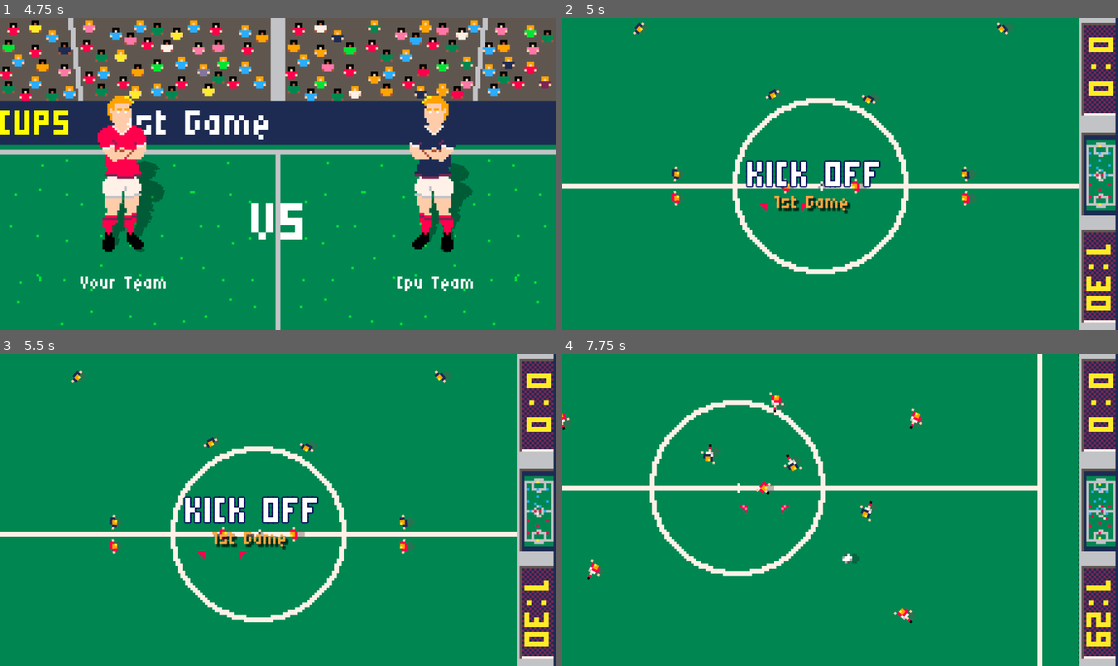
Above: before the commit, frames 1-4 (two rows, left to right).
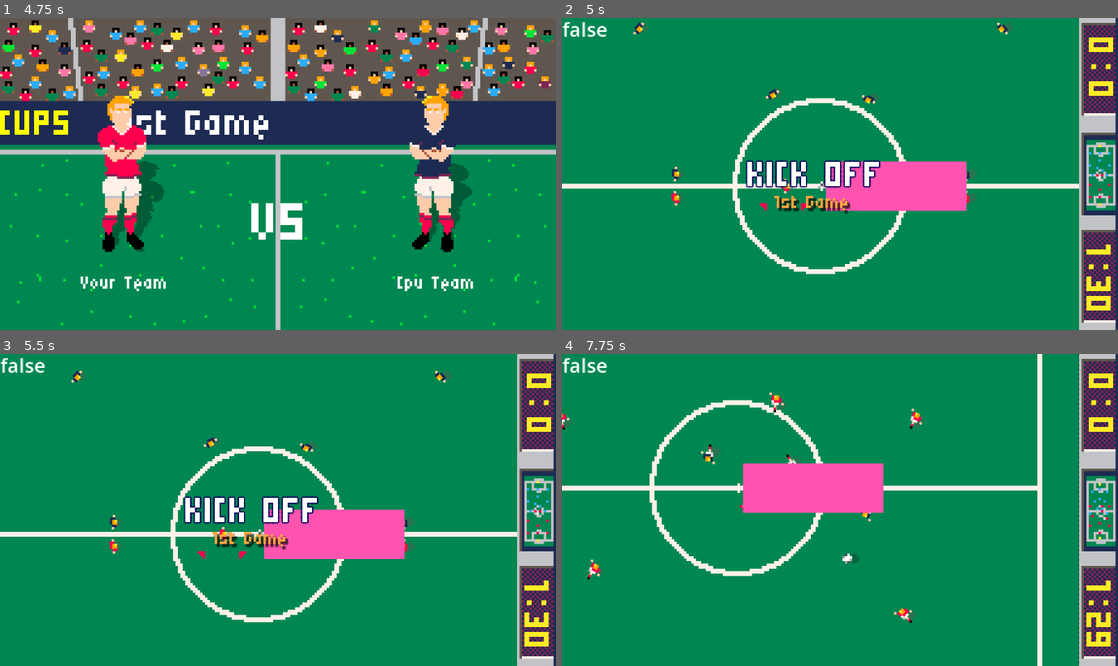
Above: after the commit, the same moments.

Repository: nicosoftarg/AWC
Game: Godot game, scene res://scenes/portada/portada.tscn
The game is run twice, just before and just after one commit, with the same random seed, the same clock (stepped at 60 frames per second) and the same inputs.
Inputs (mouse positions are in pixels of both pictures, inside the frame that each line leads up to):
- Up to frame 1 (4.75 s): move the mouse to (250, 236) at 0.52 s; hold Up (ui_up) 0.53-1.25 s; hold L (pass) 0.53-1.25 s; click (250, 236) at 0.67 s; tap Keypad 0 (shot) at 0.8, 2.3, 3.8 s; drag from (444, 220) to (250, 236) at 1.27 s; move the mouse to (111, 127) at 2.02 s; hold Left (ui_left) 2.03-2.75 s; hold L (pass) 2.03-2.75 s; drag from (305, 174) to (111, 127) at 2.77 s; move the mouse to (194, 96) at 3.52 s; hold Down (ui_down) 3.53-4.25 s; hold L (pass) 3.53-4.25 s; drag from (400, 158) to (194, 96) at 4.27 s
- Up to frame 2 (5 s): no input
- Up to frame 3 (5.5 s): move the mouse to (166, 525) at 5.02 s; hold Up (ui_up) from 5.03 s (still down); hold L (pass) from 5.03 s (still down); click (166, 525) at 5.17 s; tap Keypad 0 (shot) at 5.3 s
- Up to frame 4 (7.75 s): release Up (ui_up) at 5.75 s; release L (pass) at 5.75 s; tap Enter at 5.75 s; drag from (895, 441) to (967, 547) at 5.77 s; tap Space at 6.5 s; move the mouse to (812, 572) at 6.52 s; hold Right (ui_right) 6.53-7.25 s; hold L (pass) 6.53-7.25 s; tap Keypad 0 (shot) at 6.8 s; drag from (1006, 556) to (828, 534) at 7.27 s

Frame 1 is identical in both runs. In frame 2, 3.7% of the frame differs, in the area x 0-73%, y 1-62%; in frame 3, 3.9%; in frame 4, 4.3%, in the area x 0-58%, y 1-52%.

Commit message:
WIP: add first_time finish and aerial pass zones
-Added aerial pass areas
-Added first_time finish zones
-Added receiver input buffer area
-Implemented input buffer variables and actino logic (direction pending)

Diff:
--- a/project.godot
+++ b/project.godot
@@ -109,7 +109,7 @@
 2d_physics/layer_2="Pelota"
 2d_physics/layer_3="Jugadores"
 2d_physics/layer_4="Arquero"
-2d_physics/layer_8="Pelota para defender"
+2d_physics/layer_8="Pelota2D"
 
 [rendering]
 
--- a/scenes/goal/goal.gd
+++ b/scenes/goal/goal.gd
@@ -11,6 +11,9 @@
 @onready var Match = get_tree().get_first_node_in_group("match")
 var positions_gk : Array[Marker2D]
 var in_long_shot_area : bool = false
+var in_aerial_pass_zone : bool = false
+var ftf_l_active : bool = false
+var ftf_r_active : bool = false
 
 func _ready() -> void:
 	positions_gk.append($"PositionsGK/1")
@@ -83,3 +86,62 @@
 func _on_long_shot_area_body_exited(body: Node2D) -> void:
 	if body is RigidBody2D:
 		in_long_shot_area = false
+
+
+func _on_areal_pass_l_body_entered(body):
+	if body is RigidBody2D:
+		print("Pelota en zona de centro L")
+		in_aerial_pass_zone = true
+		ftf_r_active = true
+
+
+func _on_areal_pass_l_body_exited(body):
+	if body is RigidBody2D:
+		in_aerial_pass_zone = false
+		ftf_r_active = false
+
+
+func _on_areal_pass_r_body_entered(body):
+	if body is RigidBody2D:
+		print("Pelota en zona de centro R")
+		in_aerial_pass_zone = true
+		ftf_l_active = true
+
+
+func _on_areal_pass_r_body_exited(body):
+	if body is RigidBody2D:
+		in_aerial_pass_zone = false
+		ftf_l_active = false
+
+
+func _on_ftfc_area_entered(area):
+	if area.own_team == rival_team:
+		area.in_ftfc = true
+
+
+
+func _on_ftfc_area_exited(area):
+	if area.own_team == rival_team:
+		area.in_ftfc = false
+
+
+func _on_ftfl_area_entered(area):
+	if area.own_team == rival_team:
+		area.in_ftfl = true
+
+
+
+func _on_ftfl_area_exited(area):
+	if area.own_team == rival_team:
+		area.in_ftfl = false
+
+
+func _on_ftflr_area_entered(area):
+	if area.own_team == rival_team:
+		area.in_ftfr = true
+
+
+
+func _on_ftflr_area_exited(area):
+	if area.own_team == rival_team:
+		area.in_ftfr = false
--- a/scenes/goal/goal.tscn
+++ b/scenes/goal/goal.tscn
@@ -33,6 +33,15 @@
 
 [sub_resource type="RectangleShape2D" id="RectangleShape2D_0jila"]
 size = Vector2(61, 42.5)
+
+[sub_resource type="RectangleShape2D" id="RectangleShape2D_8q8dj"]
+size = Vector2(91, 55)
+
+[sub_resource type="RectangleShape2D" id="RectangleShape2D_lwhrm"]
+size = Vector2(48, 46)
+
+[sub_resource type="RectangleShape2D" id="RectangleShape2D_jpit2"]
+size = Vector2(11, 41.125)
 
 [node name="Arco" type="Node2D" groups=["goal"]]
 script = ExtResource("1_r84s2")
@@ -164,6 +173,53 @@
 [node name="CollisionShape2D3" type="CollisionShape2D" parent="LongShotArea"]
 position = Vector2(102, 29.75)
 shape = SubResource("RectangleShape2D_0jila")
+
+[node name="FirstTimeZones" type="Node2D" parent="."]
+
+[node name="AerialPassZones" type="Node2D" parent="FirstTimeZones"]
+
+[node name="ArealPassL" type="Area2D" parent="FirstTimeZones/AerialPassZones"]
+position = Vector2(-96, 33)
+collision_layer = 0
+collision_mask = 128
+
+[node name="CollisionShape2D" type="CollisionShape2D" parent="FirstTimeZones/AerialPassZones/ArealPassL"]
+shape = SubResource("RectangleShape2D_8q8dj")
+
+[node name="ArealPassR" type="Area2D" parent="FirstTimeZones/AerialPassZones"]
+position = Vector2(96, 33)
+collision_layer = 0
+collision_mask = 128
+
+[node name="CollisionShape2D" type="CollisionShape2D" parent="FirstTimeZones/AerialPassZones/ArealPassR"]
+shape = SubResource("RectangleShape2D_8q8dj")
+
+[node name="FirstTimeFinishZones" type="Node2D" parent="FirstTimeZones"]
+
+[node name="FTFC" type="Area2D" parent="FirstTimeZones/FirstTimeFinishZones"]
+position = Vector2(0, 20)
+collision_layer = 0
+collision_mask = 4
+
+[node name="CollisionShape2D" type="CollisionShape2D" parent="FirstTimeZones/FirstTimeFinishZones/FTFC"]
+position = Vector2(0, 8)
+shape = SubResource("RectangleShape2D_lwhrm")
+
+[node name="FTFL" type="Area2D" parent="FirstTimeZones/FirstTimeFinishZones"]
+position = Vector2(-29, 30)
+collision_layer = 0
+collision_mask = 4
+
+[node name="CollisionShape2D" type="CollisionShape2D" parent="FirstTimeZones/FirstTimeFinishZones/FTFL"]
+shape = SubResource("RectangleShape2D_jpit2")
+
+[node name="FTFLR" type="Area2D" parent="FirstTimeZones/FirstTimeFinishZones"]
+position = Vector2(29, 30)
+collision_layer = 0
+collision_mask = 4
+
+[node name="CollisionShape2D" type="CollisionShape2D" parent="FirstTimeZones/FirstTimeFinishZones/FTFLR"]
+shape = SubResource("RectangleShape2D_jpit2")
 
 [connection signal="body_entered" from="GoalLine" to="." method="_on_goal_line_body_entered"]
 [connection signal="area_entered" from="shot_area" to="." method="_on_shot_area_area_entered"]
@@ -172,3 +228,13 @@
 [connection signal="body_exited" from="GK_for_ball" to="." method="_on_gk_for_ball_body_exited"]
 [connection signal="body_entered" from="LongShotArea" to="." method="_on_long_shot_area_body_entered"]
 [connection signal="body_exited" from="LongShotArea" to="." method="_on_long_shot_area_body_exited"]
+[connection signal="body_entered" from="FirstTimeZones/AerialPassZones/ArealPassL" to="." method="_on_areal_pass_l_body_entered"]
+[connection signal="body_exited" from="FirstTimeZones/AerialPassZones/ArealPassL" to="." method="_on_areal_pass_l_body_exited"]
+[connection signal="body_entered" from="FirstTimeZones/AerialPassZones/ArealPassR" to="." method="_on_areal_pass_r_body_entered"]
+[connection signal="body_exited" from="FirstTimeZones/AerialPassZones/ArealPassR" to="." method="_on_areal_pass_r_body_exited"]
+[connection signal="area_entered" from="FirstTimeZones/FirstTimeFinishZones/FTFC" to="." method="_on_ftfc_area_entered"]
+[connection signal="area_exited" from="FirstTimeZones/FirstTimeFinishZones/FTFC" to="." method="_on_ftfc_area_exited"]
+[connection signal="area_entered" from="FirstTimeZones/FirstTimeFinishZones/FTFL" to="." method="_on_ftfl_area_entered"]
+[connection signal="area_exited" from="FirstTimeZones/FirstTimeFinishZones/FTFL" to="." method="_on_ftfl_area_exited"]
+[connection signal="area_entered" from="FirstTimeZones/FirstTimeFinishZones/FTFLR" to="." method="_on_ftflr_area_entered"]
+[connection signal="area_exited" from="FirstTimeZones/FirstTimeFinishZones/FTFLR" to="." method="_on_ftflr_area_exited"]
--- a/scenes/match/match.gd
+++ b/scenes/match/match.gd
@@ -45,9 +45,18 @@
 	THROW_IN_R_0,
 	THROW_IN_L_1,
 	THROW_IN_R_1,
-
-
-
+}
+
+enum InputBufferActions {
+	NOTHING,
+	SHOOT,
+	PASS,
+}
+
+enum InputBufferDirection {
+	FORWARD,
+	RIGHT,
+	LEFT,
 }
 
 # Variables externas, el tiempo se podría cambiar
@@ -85,6 +94,10 @@
 @onready var gk_1: Area2D = $Players/Team1/Gk
 
 @onready var audio_shot: AudioStreamPlayer = $SFX/Shot
+
+# Input Buffer
+var current_input_buffer_action : InputBufferActions = InputBufferActions.NOTHING
+var current_input_buffer_direction : InputBufferDirection = InputBufferDirection.FORWARD
 
 
 # RESTARTER PLAYER POINTS
@@ -146,13 +159,13 @@
 	else:
 		$Camera2D.global_position = Vector2(ball.global_position.x, ball.global_position.y + 10)
 	lines_crossed()
-	if receiver:
-		$CanvasLayer/DevLabels/DevLabel1.text = str(receiver.name)
-	else:
-		$CanvasLayer/DevLabels/DevLabel1.text = "No hay receptor"
+	#if receiver:
+		#$CanvasLayer/DevLabels/DevLabel1.text = str(receiver.name)
+	#else:
+		#$CanvasLayer/DevLabels/DevLabel1.text = "No hay receptor"
 	#var suma_direction = abs(player_controlled.velocity.x) + abs(player_controlled.velocity.y)
 	#$CanvasLayer/DevLabels/DevLabel2.text = str(suma_direction)
-	$CanvasLayer/DevLabels/DevLabel3.text = str(ball.get_collision_layer_value(8))
+	#$CanvasLayer/DevLabels/DevLabel3.text = str(ball.get_collision_layer_value(8))
 
 
 
@@ -218,6 +231,8 @@
 			restarting_label.visible = false
 			match_label.visible = false
 		MatchState.STOP_GAME:
+			current_input_buffer_action = InputBufferActions.NOTHING
+			current_input_buffer_direction = InputBufferDirection.FORWARD
 			if receiver:
 				receiver.current_player_state = receiver.PlayerState.GO_TO_POSITION
 			#match_state_changed.emit()
--- a/scenes/match/match.tscn
+++ b/scenes/match/match.tscn
@@ -2189,25 +2189,24 @@
 action = "pass"
 
 [node name="DevLabels" type="VBoxContainer" parent="CanvasLayer"]
-visible = false
 offset_right = 40.0
 offset_bottom = 40.0
 
 [node name="DevLabel1" type="Label" parent="CanvasLayer/DevLabels"]
+visible = false
+layout_mode = 2
+text = "false"
+label_settings = SubResource("LabelSettings_8xhb3")
+
+[node name="DevLabel2" type="Label" parent="CanvasLayer/DevLabels"]
 visible = false
 layout_mode = 2
 text = "prueba"
 label_settings = SubResource("LabelSettings_8xhb3")
 
-[node name="DevLabel2" type="Label" parent="CanvasLayer/DevLabels"]
+[node name="DevLabel3" type="Label" parent="CanvasLayer/DevLabels"]
 layout_mode = 2
-text = "prueba"
-label_settings = SubResource("LabelSettings_8xhb3")
-
-[node name="DevLabel3" type="Label" parent="CanvasLayer/DevLabels"]
-visible = false
-layout_mode = 2
-text = "prueba"
+text = "false"
 label_settings = SubResource("LabelSettings_8xhb3")
 
 [node name="GameTime" type="Timer" parent="."]
--- a/scenes/player/field_player.gd
+++ b/scenes/player/field_player.gd
@@ -1,4 +1,5 @@
 extends Area2D
+
 
 #Variables externas
 @export var user_player_speed : float = 40.0
@@ -55,6 +56,13 @@
 var target : Vector2
 var pass_target : Vector2
 var at_target : bool = false
+
+# Verificar si está en Firs Time Finish Zone
+var in_ftfc : bool = false
+var in_ftfl : bool = false
+var in_ftfr : bool = false
+
+var in_input_buffer_zone : bool = false
 
 @onready var dinamic_position = get_node("Positions/Position")
 @onready var default_position = get_node("Positions/Position").global_position
@@ -240,6 +248,13 @@
 						else:
 							current_player_state = PlayerState.GO_TO_POSITION
 							behavior_tree()
+				PlayerState.RECEIVER:
+					if check_ftf():
+						$Node/PivotIBA.global_position = global_position
+						$Node/PivotIBA.look_at(ball.global_position)
+						$Node/PivotIBA/InputBufferArea/Sprite2D.visible = true
+					else:
+						$Node/PivotIBA/InputBufferArea/Sprite2D.visible = false
 				PlayerState.GO_TO_BALL_DEFENSE:
 						if Match.current_team_posesion == own_team:
 							if ball.player_with_ball != self:
@@ -286,19 +301,25 @@
 								var direction2 = Vector2.RIGHT.rotated(angle)
 								shot_user_controlled(direction2)
 					else:
-						if Input.is_action_just_released("pass"):
-							#print("Cambiar de jugador")
-							user_controlled = false
-							Match.player_controlled	= get_player_controlled()
-							if Match.player_controlled:
-								Match.player_controlled.current_player_state = PlayerState.USER_CONTROLLED
-								Match.player_controlled.user_controlled = true
-							#else:
-								#print("ningún jugador controlado")
-							#print("Ahora el jugador controlado es: ", Match.player_controlled.name)
-
-							current_player_state = PlayerState.GO_TO_POSITION
-							behavior_tree()
+						if in_input_buffer_zone:
+							if Input.is_action_just_released("shot"):
+								Match.current_input_buffer_action = Match.InputBufferActions.SHOOT
+							elif Input.is_action_just_released("pass"):
+								Match.current_input_buffer_action = Match.InputBufferActions.PASS
+						else:
+							if Input.is_action_just_released("pass"):
+								#print("Cambiar de jugador")
+								user_controlled = false
+								Match.player_controlled	= get_player_controlled()
+								if Match.player_controlled:
+									Match.player_controlled.current_player_state = PlayerState.USER_CONTROLLED
+									Match.player_controlled.user_controlled = true
+								#else:
+									#print("ningún jugador controlado")
+								#print("Ahora el jugador controlado es: ", Match.player_controlled.name)
+
+								current_player_state = PlayerState.GO_TO_POSITION
+								behavior_tree()
 
 		#Match.MatchState.POSITIONING:
 			#if current_player_state == PlayerState.RESTARTER:
@@ -1111,6 +1132,7 @@
 		#ball.get_node("AnimationPlayer").play("at_foot")
 
 func pass_ball_user_controlled(receiver : Area2D):
+	Match.get_node("CanvasLayer/DevLabels/DevLabel3").text = str(receiver.check_ftf())
 	can_move = false
 	look_at(receiver.global_position)
 	pass_target = receiver.global_position
@@ -1365,8 +1387,19 @@
 			return option_pass.pick_random()
 
 
-
-
+# Chequamos si el receptor está en zona de disparar de primera
+func check_ftf() -> bool:
+	var check_l : bool = false
+	var check_r : bool = false
+	if in_ftfl and get_parent().rival_goal.ftf_l_active:
+		check_l = true
+	if in_ftfr and get_parent().rival_goal.ftf_r_active:
+		check_r = true
+
+	if in_ftfc or check_l or check_r:
+		return true
+	else:
+		return false
 
 func _on_match_state_changed():
 	behavior_tree()
@@ -1519,6 +1552,8 @@
 		Match.MatchState.IN_GAME:
 			if body.player_with_ball == null:
 				body.player_with_ball = self
+				Match.current_input_buffer_action = Match.InputBufferActions.NOTHING
+				Match.current_input_buffer_direction = Match.InputBufferDirection.FORWARD
 				if Match.receiver == self:
 					Match.receiver = null
 					can_move = true
@@ -1664,3 +1699,14 @@
 	#if $AnimatedSprite2D.animation == "throw_in":
 			#print("animación terminó")
 	pass
+
+
+
+func _on_input_buffer_area_body_entered(body: Node2D) -> void:
+	if body is RigidBody2D:
+		in_input_buffer_zone = true
+
+
+func _on_input_buffer_area_body_exited(body: Node2D) -> void:
+	if body is RigidBody2D:
+		in_input_buffer_zone = false
--- a/scenes/player/field_player.tscn
+++ b/scenes/player/field_player.tscn
@@ -298,6 +298,9 @@
 
 [sub_resource type="RectangleShape2D" id="RectangleShape2D_62olp"]
 size = Vector2(90, 70)
+
+[sub_resource type="RectangleShape2D" id="RectangleShape2D_8grfx"]
+size = Vector2(57.5, 20)
 
 [node name="FieldPlayer" type="Area2D" groups=["player"]]
 collision_layer = 4
@@ -369,9 +372,26 @@
 texture_filter = 3
 texture = ExtResource("4_sba1p")
 
+[node name="PivotIBA" type="Node2D" parent="Node"]
+
+[node name="InputBufferArea" type="Area2D" parent="Node/PivotIBA"]
+position = Vector2(31, 0)
+collision_layer = 0
+collision_mask = 128
+
+[node name="CollisionShape2D" type="CollisionShape2D" parent="Node/PivotIBA/InputBufferArea"]
+shape = SubResource("RectangleShape2D_8grfx")
+
+[node name="Sprite2D" type="Sprite2D" parent="Node/PivotIBA/InputBufferArea"]
+modulate = Color(1, 0.32549, 0.690196, 0.411765)
+scale = Vector2(7.2, 2.52)
+texture = ExtResource("1_yd02a")
+
 [connection signal="body_entered" from="." to="." method="_on_body_entered"]
 [connection signal="animation_changed" from="AnimatedSprite2D" to="." method="_on_animated_sprite_2d_animation_changed"]
 [connection signal="animation_finished" from="AnimatedSprite2D" to="." method="_on_animated_sprite_2d_animation_finished"]
 [connection signal="timeout" from="TimerDecision" to="." method="_on_timer_decision_timeout"]
 [connection signal="body_entered" from="DefenseZone" to="." method="_on_defense_zone_body_entered"]
 [connection signal="body_exited" from="DefenseZone" to="." method="_on_defense_zone_body_exited"]
+[connection signal="body_entered" from="Node/PivotIBA/InputBufferArea" to="." method="_on_input_buffer_area_body_entered"]
+[connection signal="body_exited" from="Node/PivotIBA/InputBufferArea" to="." method="_on_input_buffer_area_body_exited"]
Not shown: 1 places in scenes/goal/goal.tscn that only renumber resources
Not shown: 1 places in scenes/player/field_player.tscn that only renumber resources
